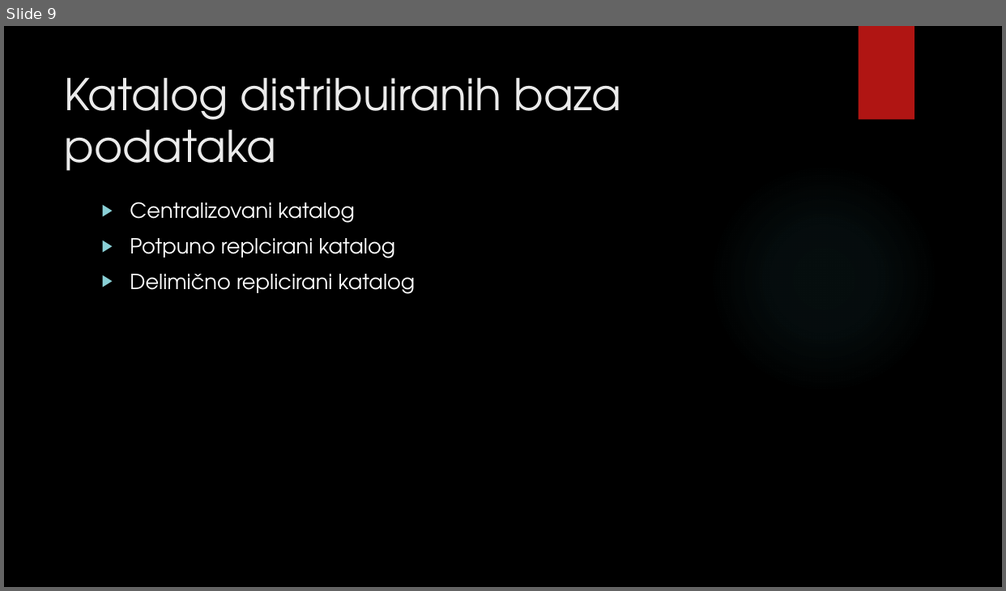
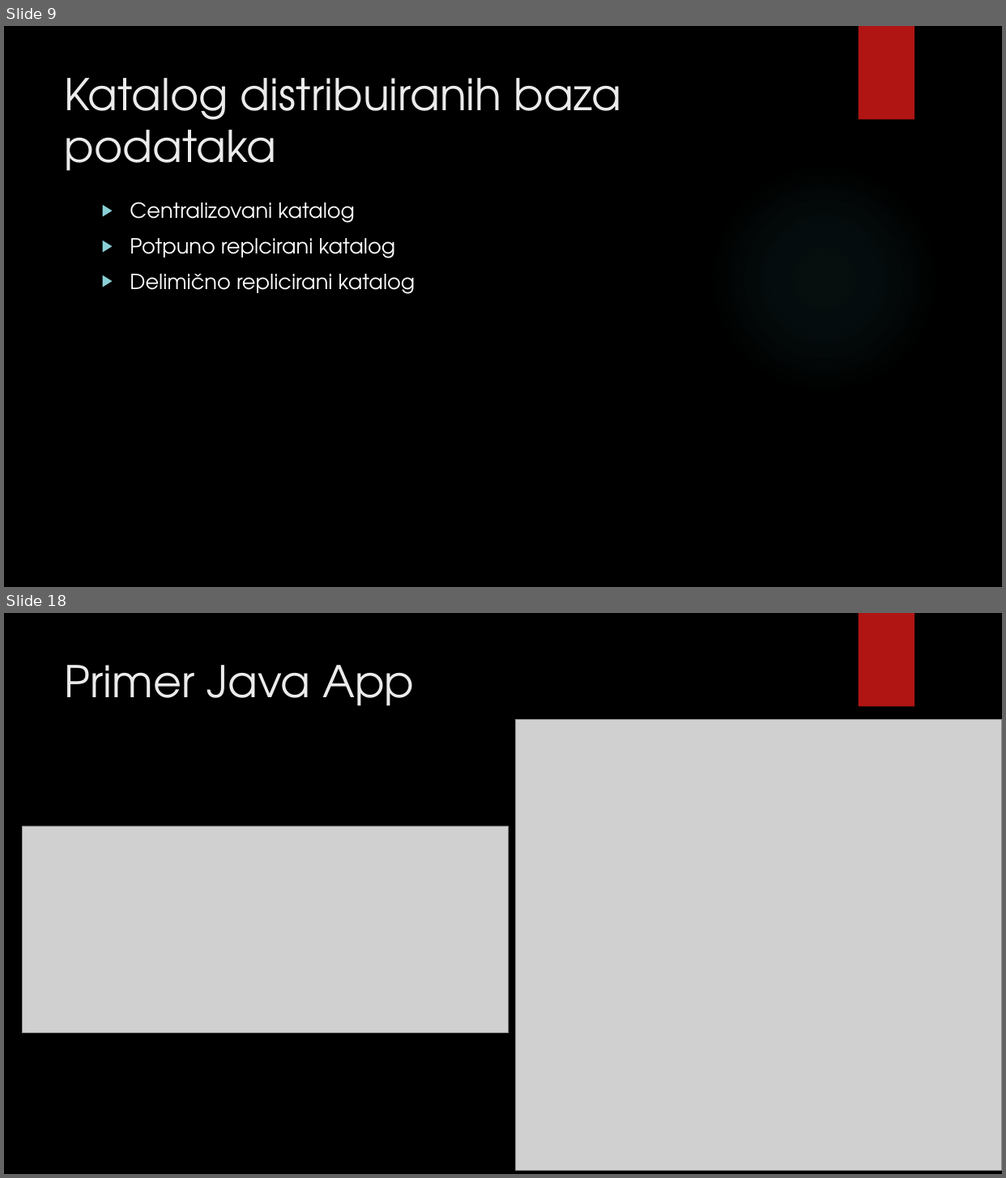
Before and after one commit to Rista5/DBMS, a slide deck: Distribuirane baze/Distribuirane baze podataka.pptx. Shown one above the other, each under a label of ours: slide 9 before the commit, slides 9 and 18 after it; the slides between them are not shown. The pictures are 1006x591 and 1006x1178 pixels, drawn with LibreOffice and Linux fonts; fonts in the diff are those of the drawing; grey boxes stand for pictures; background and template pictures are left out. Boxes give left, top, right and bottom in pixels: in the first picture for what was removed or moved away, otherwise in the second. Text is boxed around its words. In the diff, an @@ line names an element or a change of style, - is before the commit and + after.

```diff
--- a/Distribuirane baze/Distribuirane baze podataka.pptx
+++ b/Distribuirane baze/Distribuirane baze podataka.pptx
@@ slide 18 added at [4, 613, 1002, 1174], background picture (left out); not listed: 1 template element that a slide beside it also shows @@
@@ title added at [65, 665, 414, 706], 42 pt, text #EBEBEB @@
+Primer Java App
@@ picture added at [516, 719, 1002, 1171] @@
@@ picture added at [22, 826, 509, 1033] @@
```
Also in this commit, not shown: 1 slide changed, 11 other slides added, 2 other files.
